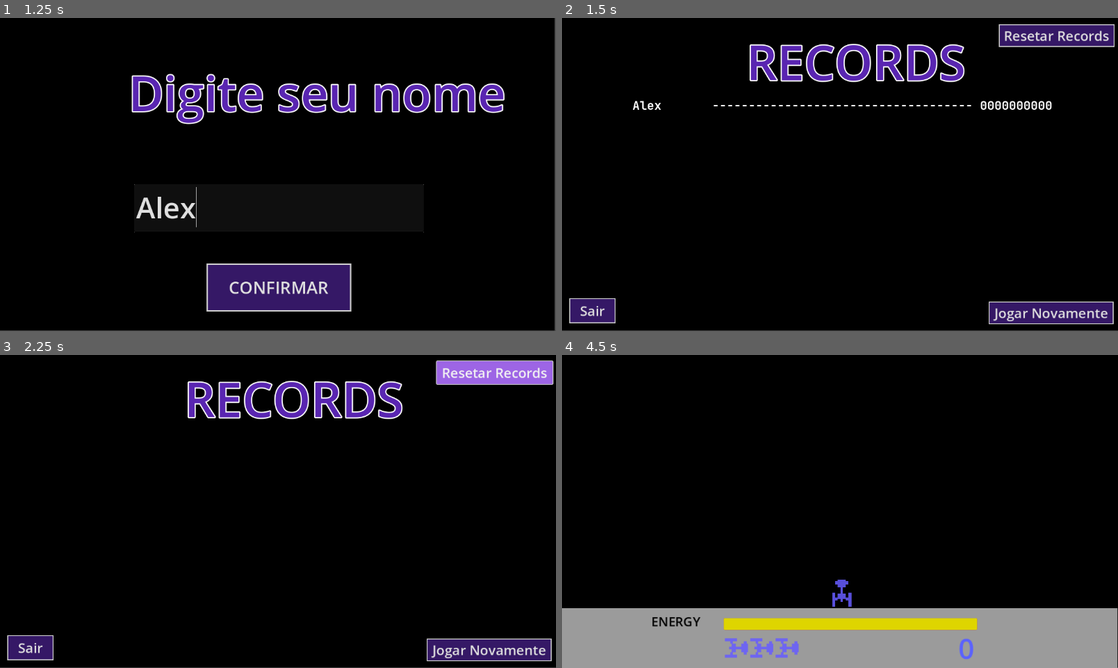
Above: before the commit, frames 1-4 (two rows, left to right).
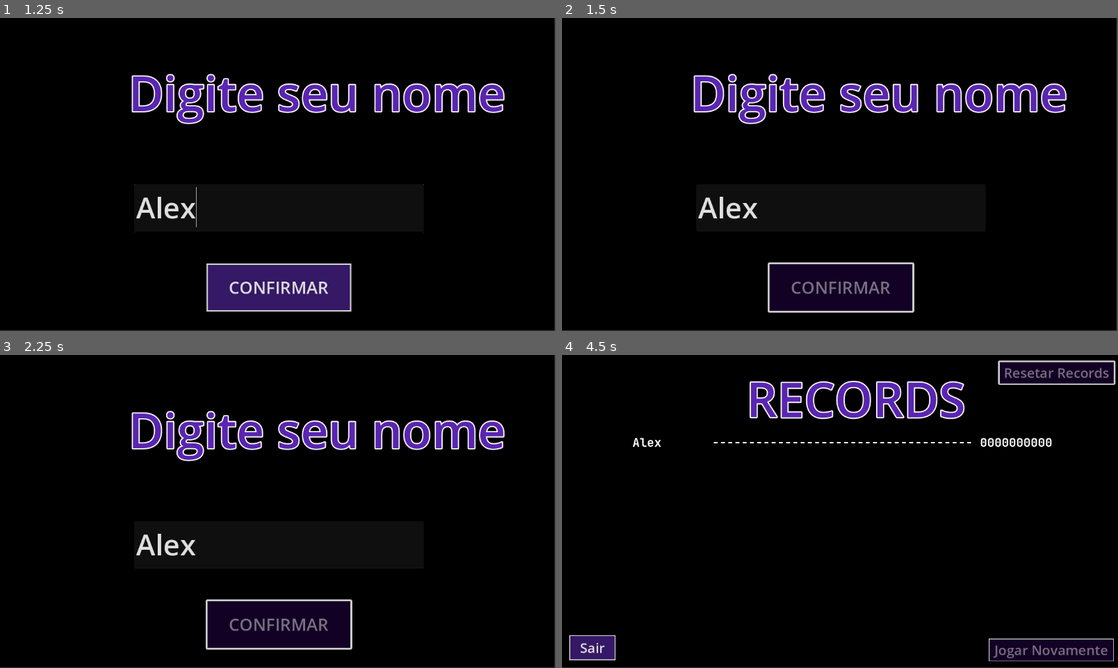
Above: after the commit, the same moments.

Repository: SabrinaBruni28/MegaMania
Game: Godot game, scene res://scenes/telas/tela_get_nome.tscn
The game is run twice, just before and just after one commit, with the same random seed, the same clock (stepped at 60 frames per second) and the same inputs. This scene is started directly instead of the project's main scene. Sound files missing from this copy of the repository are replaced by a short silence.
Inputs (mouse positions are in pixels of both pictures, inside the frame that each line leads up to):
- Up to frame 1 (1.25 s): click (278, 208) at 0.52 s; type "Alex" at 0.6 s
- Up to frame 2 (1.5 s): click "CONFIRMAR" at 1.25 s
- Up to frame 3 (2.25 s): click (494, 373) at 2 s, where only the run before the commit has a clickable "Resetar Records"
- Up to frame 4 (4.5 s): click "Resetar Records" at 2.75 s; click "Jogar Novamente" at 3.5 s; move the mouse to (962, 495) at 4.27 s; hold Right (direita) from 4.28 s (still down); hold Space (atirar) from 4.28 s (still down)

Frame 1 is identical in both runs. In frame 2, 16% of the frame differs, in the area x 1-100%, y 0-100%; in frame 3, 16%; in frame 4, 24%, in the area x 0-100%, y 1-100%.

Commit message:
Efeitos sonoros nos botões

Diff:
--- /dev/null
+++ b/megamania/default_bus_layout.tres
@@ -0,0 +1,9 @@
+[gd_resource type="AudioBusLayout" format=3 uid="uid://hmgh8c3fxcvc"]
+
+[resource]
+bus/1/name = &"SFX"
+bus/1/solo = false
+bus/1/mute = false
+bus/1/bypass_fx = false
+bus/1/volume_db = 5.25341
+bus/1/send = &"Master"
--- a/megamania/project.godot
+++ b/megamania/project.godot
@@ -12,7 +12,7 @@
 
 config/name="MegaMania"
 run/main_scene="uid://ct08u8twt760p"
-config/features=PackedStringArray("4.5", "GL Compatibility")
+config/features=PackedStringArray("4.4", "GL Compatibility")
 config/icon="res://icon.svg"
 
 [autoload]
--- a/megamania/scenes/enemies/enemy_base.tscn
+++ b/megamania/scenes/enemies/enemy_base.tscn
@@ -10,6 +10,7 @@
 
 [node name="EnemyBase" type="Area2D" groups=["enemies"]]
 process_mode = 1
+position = Vector2(-16.6667, -16.6667)
 script = ExtResource("1_qty17")
 
 [node name="Sprite2D" type="Sprite2D" parent="."]
--- a/megamania/scenes/player.tscn
+++ b/megamania/scenes/player.tscn
@@ -44,7 +44,7 @@
 "times": PackedFloat32Array(-0.0333333, 0.222222, 0.666667, 0.977778),
 "transitions": PackedFloat32Array(5, 1, 1, 5),
 "update": 0,
-"values": [Color(0.44705883, 0.44705883, 0.44705883, 1), Color(1, 1, 1, 1), Color(1, 1, 1, 1), Color(0.442911, 0.442911, 0.442911, 1)]
+"values": [Color(0.447059, 0.447059, 0.447059, 1), Color(1, 1, 1, 1), Color(1, 1, 1, 1), Color(0.442911, 0.442911, 0.442911, 1)]
 }
 tracks/1/type = "value"
 tracks/1/imported = false
--- a/megamania/scenes/telas/tela_get_nome.tscn
+++ b/megamania/scenes/telas/tela_get_nome.tscn
@@ -1,8 +1,10 @@
-[gd_scene load_steps=4 format=3 uid="uid://cqvup7uo5b8q8"]
+[gd_scene load_steps=6 format=3 uid="uid://cqvup7uo5b8q8"]
 
-[ext_resource type="Script" uid="uid://bvwl0s01c1u1h" path="res://scripts/telas/tela_get_nome.gd" id="1_1gssn"]
+[ext_resource type="Script" uid="uid://bx80k8w20378w" path="res://scripts/telas/tela_get_nome.gd" id="1_1gssn"]
 [ext_resource type="LabelSettings" uid="uid://da58mpv4dmmmx" path="res://tres/titulo.tres" id="1_8x184"]
 [ext_resource type="Theme" uid="uid://cgeeiqcn1fcru" path="res://tres/botao.tres" id="3_ylq54"]
+[ext_resource type="AudioStream" uid="uid://bvf1fais7juh" path="res://assets/audios/mouse_click.mp3" id="4_mq41g"]
+[ext_resource type="AudioStream" uid="uid://b4di5lkxxgs5r" path="res://assets/audios/mouse_hover.mp3" id="5_2e356"]
 
 [node name="GetNome" type="Control"]
 layout_mode = 3
@@ -49,4 +51,13 @@
 theme = ExtResource("3_ylq54")
 text = "CONFIRMAR"
 
+[node name="Click" type="AudioStreamPlayer2D" parent="."]
+stream = ExtResource("4_mq41g")
+bus = &"SFX"
+
+[node name="Hover" type="AudioStreamPlayer2D" parent="."]
+stream = ExtResource("5_2e356")
+bus = &"SFX"
+
+[connection signal="mouse_entered" from="Button" to="." method="_on_button_mouse_entered"]
 [connection signal="pressed" from="Button" to="." method="_on_button_pressed"]
--- a/megamania/scenes/telas/tela_inicial.tscn
+++ b/megamania/scenes/telas/tela_inicial.tscn
@@ -11,6 +11,8 @@
 [ext_resource type="PackedScene" uid="uid://e82nxi2j05vr" path="res://scenes/enemies/radial_tire.tscn" id="7_0qnyv"]
 [ext_resource type="PackedScene" uid="uid://boyfac4uhlwm1" path="res://scenes/enemies/space_dice.tscn" id="8_o4tnp"]
 [ext_resource type="PackedScene" uid="uid://d3iattc244wbg" path="res://scenes/enemies/steam_iron.tscn" id="9_sluqr"]
+[ext_resource type="AudioStream" uid="uid://bvf1fais7juh" path="res://assets/audios/mouse_click.mp3" id="12_0qnyv"]
+[ext_resource type="AudioStream" uid="uid://b4di5lkxxgs5r" path="res://assets/audios/mouse_hover.mp3" id="13_o4tnp"]
 
 [sub_resource type="TileSetScenesCollectionSource" id="TileSetScenesCollectionSource_yycln"]
 scenes/1/scene = ExtResource("4_l684f")
@@ -61,7 +63,7 @@
 
 [node name="Jogar" type="Button" parent="."]
 layout_mode = 0
-offset_left = 432.00003
+offset_left = 432.0
 offset_top = 382.0
 offset_right = 632.0
 offset_bottom = 441.0
@@ -79,13 +81,15 @@
 theme = ExtResource("2_qu5xs")
 text = "Records"
 
-[connection signal="area_entered" from="TileMapLayer/Hamburguer" to="TileMapLayer/Hamburguer" method="_on_area_entered"]
-[connection signal="area_entered" from="TileMapLayer/Cookie" to="TileMapLayer/Cookie" method="_on_area_entered"]
-[connection signal="area_entered" from="TileMapLayer/Radial Tire" to="TileMapLayer/Radial Tire" method="_on_area_entered"]
-[connection signal="area_entered" from="TileMapLayer/Steam Iron" to="TileMapLayer/Steam Iron" method="_on_area_entered"]
-[connection signal="area_entered" from="TileMapLayer/Bug" to="TileMapLayer/Bug" method="_on_area_entered"]
-[connection signal="area_entered" from="TileMapLayer/Diamond" to="TileMapLayer/Diamond" method="_on_area_entered"]
-[connection signal="area_entered" from="TileMapLayer/Space Dice" to="TileMapLayer/Space Dice" method="_on_area_entered"]
-[connection signal="area_entered" from="TileMapLayer/BowTie" to="TileMapLayer/BowTie" method="_on_area_entered"]
+[node name="Click" type="AudioStreamPlayer2D" parent="."]
+stream = ExtResource("12_0qnyv")
+bus = &"SFX"
+
+[node name="Hover" type="AudioStreamPlayer2D" parent="."]
+stream = ExtResource("13_o4tnp")
+bus = &"SFX"
+
+[connection signal="mouse_entered" from="Jogar" to="." method="_on_jogar_mouse_entered"]
 [connection signal="pressed" from="Jogar" to="." method="_on_jogar_pressed"]
+[connection signal="mouse_entered" from="Records" to="." method="_on_records_mouse_entered"]
 [connection signal="pressed" from="Records" to="." method="_on_records_pressed"]
--- a/megamania/scenes/telas/tela_records.tscn
+++ b/megamania/scenes/telas/tela_records.tscn
@@ -1,8 +1,10 @@
-[gd_scene load_steps=4 format=3 uid="uid://f2dqpk6p7q00"]
+[gd_scene load_steps=6 format=3 uid="uid://f2dqpk6p7q00"]
 
-[ext_resource type="Script" uid="uid://cn8wxs3wfor7x" path="res://scripts/telas/tela_records.gd" id="1_wn400"]
+[ext_resource type="Script" uid="uid://cyagpxacudnwm" path="res://scripts/telas/tela_records.gd" id="1_wn400"]
 [ext_resource type="LabelSettings" uid="uid://da58mpv4dmmmx" path="res://tres/titulo.tres" id="2_fq3dt"]
 [ext_resource type="Theme" uid="uid://cgeeiqcn1fcru" path="res://tres/botao.tres" id="3_5wib7"]
+[ext_resource type="AudioStream" uid="uid://bvf1fais7juh" path="res://assets/audios/mouse_click.mp3" id="4_wew5o"]
+[ext_resource type="AudioStream" uid="uid://b4di5lkxxgs5r" path="res://assets/audios/mouse_hover.mp3" id="5_6or8k"]
 
 [node name="TelaRecords" type="Control"]
 layout_mode = 3
@@ -55,7 +57,7 @@
 theme = ExtResource("3_5wib7")
 text = "Resetar Records"
 
-[node name="Jogar Novamente" type="Button" parent="."]
+[node name="JogarNovamente" type="Button" parent="."]
 layout_mode = 0
 offset_left = 884.0
 offset_top = 587.0
@@ -65,6 +67,17 @@
 theme = ExtResource("3_5wib7")
 text = "Jogar Novamente"
 
+[node name="Click" type="AudioStreamPlayer2D" parent="."]
+stream = ExtResource("4_wew5o")
+bus = &"SFX"
+
+[node name="Hover" type="AudioStreamPlayer2D" parent="."]
+stream = ExtResource("5_6or8k")
+bus = &"SFX"
+
+[connection signal="mouse_entered" from="Sair" to="." method="_on_sair_mouse_entered"]
 [connection signal="pressed" from="Sair" to="." method="_on_sair_pressed"]
+[connection signal="mouse_entered" from="Reset" to="." method="_on_reset_mouse_entered"]
 [connection signal="pressed" from="Reset" to="." method="_on_reset_pressed"]
-[connection signal="pressed" from="Jogar Novamente" to="." method="_on_jogar_novamente_pressed"]
+[connection signal="mouse_entered" from="JogarNovamente" to="." method="_on_jogar_novamente_mouse_entered"]
+[connection signal="pressed" from="JogarNovamente" to="." method="_on_jogar_novamente_pressed"]
--- a/megamania/scripts/telas/tela_get_nome.gd
+++ b/megamania/scripts/telas/tela_get_nome.gd
@@ -1,13 +1,17 @@
 extends Control
 
+var texto: String
 @onready var text_edit: TextEdit = $TextEdit
-var texto: String
+@onready var click: AudioStreamPlayer2D = $Click
+@onready var hover: AudioStreamPlayer2D = $Hover
+@onready var button: Button = $Button
 
 func _process(delta: float) -> void:
 	texto = text_edit.text
-	print(texto)
 
 func _on_button_pressed() -> void:
+	click.play()
+	button.disabled = true
 	var nome_limpo := texto.strip_edges().substr(0, 10)
 
 	var encontrado := false
@@ -35,4 +39,8 @@
 	# 4. Salva e troca de cena
 	Save.save_game()
 	Levels.reset_jogo()
+	await click.finished
 	get_tree().change_scene_to_file("res://scenes/telas/tela_records.tscn")
+
+func _on_button_mouse_entered() -> void:
+	hover.play()
--- a/megamania/scripts/telas/tela_inicial.gd
+++ b/megamania/scripts/telas/tela_inicial.gd
@@ -1,7 +1,24 @@
 extends Control
 
+@onready var jogar: Button = $Jogar
+@onready var records: Button = $Records
+@onready var click: AudioStreamPlayer2D = $Click
+@onready var hover: AudioStreamPlayer2D = $Hover
+
 func _on_jogar_pressed() -> void:
+	click.play()
+	jogar.disabled = true
+	await click.finished
 	get_tree().change_scene_to_file("res://scenes/jogo.tscn")
 
 func _on_records_pressed() -> void:
+	click.play()
+	records.disabled = true
+	await click.finished
 	get_tree().change_scene_to_file("res://scenes/telas/tela_records.tscn")
+
+func _on_jogar_mouse_entered() -> void:
+	hover.play()
+
+func _on_records_mouse_entered() -> void:
+	hover.play()
--- a/megamania/scripts/telas/tela_records.gd
+++ b/megamania/scripts/telas/tela_records.gd
@@ -1,6 +1,11 @@
 extends Control
 
 @onready var grid_container: GridContainer = $GridContainer
+@onready var click: AudioStreamPlayer2D = $Click
+@onready var hover: AudioStreamPlayer2D = $Hover
+@onready var sair: Button = $Sair
+@onready var reset: Button = $Reset
+@onready var jogar_novamente: Button = $"JogarNovamente"
 
 func _ready():
 	Save.load_game()
@@ -36,17 +41,6 @@
 	for child in grid_container.get_children():
 		child.queue_free()
 
-func _on_sair_pressed() -> void:
-	get_tree().change_scene_to_file("res://scenes/telas/tela_inicial.tscn")
-
-func _on_jogar_novamente_pressed() -> void:
-	get_tree().change_scene_to_file("res://scenes/jogo.tscn")
-
-func _on_reset_pressed() -> void:
-	Save.delete_save()
-	reset_labels()
-	atualizar_ranking()
-
 func _pad_right(text: String, total: int) -> String:
 	# retorna text cortado se maior que total, ou preenchido com espaços à direita
 	if text.length() >= total:
@@ -64,3 +58,32 @@
 	while s.length() < total:
 		s = "0" + s
 	return s
+
+func _on_sair_pressed() -> void:
+	click.play()
+	sair.disabled = true
+	await click.finished
+	get_tree().change_scene_to_file("res://scenes/telas/tela_inicial.tscn")
+
+func _on_jogar_novamente_pressed() -> void:
+	click.play()
+	jogar_novamente.disabled = true
+	await click.finished
+	get_tree().change_scene_to_file("res://scenes/jogo.tscn")
+
+func _on_reset_pressed() -> void:
+	click.play()
+	reset.disabled = true
+	await click.finished
+	Save.delete_save()
+	reset_labels()
+	atualizar_ranking()
+
+func _on_sair_mouse_entered() -> void:
+	hover.play()
+
+func _on_reset_mouse_entered() -> void:
+	hover.play()
+
+func _on_jogar_novamente_mouse_entered() -> void:
+	hover.play()
--- a/megamania/tres/botao.tres
+++ b/megamania/tres/botao.tres
@@ -1,4 +1,11 @@
-[gd_resource type="Theme" load_steps=4 format=3 uid="uid://cgeeiqcn1fcru"]
+[gd_resource type="Theme" load_steps=5 format=3 uid="uid://cgeeiqcn1fcru"]
+
+[sub_resource type="StyleBoxFlat" id="StyleBoxFlat_yx3en"]
+bg_color = Color(0.0756705, 8.08055e-05, 0.146246, 1)
+border_width_left = 2
+border_width_top = 2
+border_width_right = 2
+border_width_bottom = 2
 
 [sub_resource type="StyleBoxFlat" id="StyleBoxFlat_8x184"]
 bg_color = Color(0.614626, 0.398332, 0.896029, 1)
@@ -23,6 +30,7 @@
 
 [resource]
 Button/font_sizes/font_size = 35
+Button/styles/disabled = SubResource("StyleBoxFlat_yx3en")
 Button/styles/hover = SubResource("StyleBoxFlat_8x184")
 Button/styles/normal = SubResource("StyleBoxFlat_1gssn")
 Button/styles/pressed = SubResource("StyleBoxFlat_ylq54")
Not shown: 1 places in megamania/scenes/barra_progresso.tscn that only renumber resources
Not shown: 1 places in megamania/scenes/enemies/enemy_base.tscn that only renumber resources
Not shown: 1 places in megamania/scenes/enemies/hamburguer.tscn that only renumber resources
Not shown: 1 places in megamania/scenes/jogo.tscn that only renumber resources
Not shown: 1 places in megamania/scenes/player.tscn that only renumber resources
Not shown: 1 places in megamania/scenes/telas/tela_inicial.tscn that only renumber resources
Not shown, added: megamania/assets/audios/mouse_click.mp3
Not shown, added: megamania/assets/audios/mouse_hover.mp3
